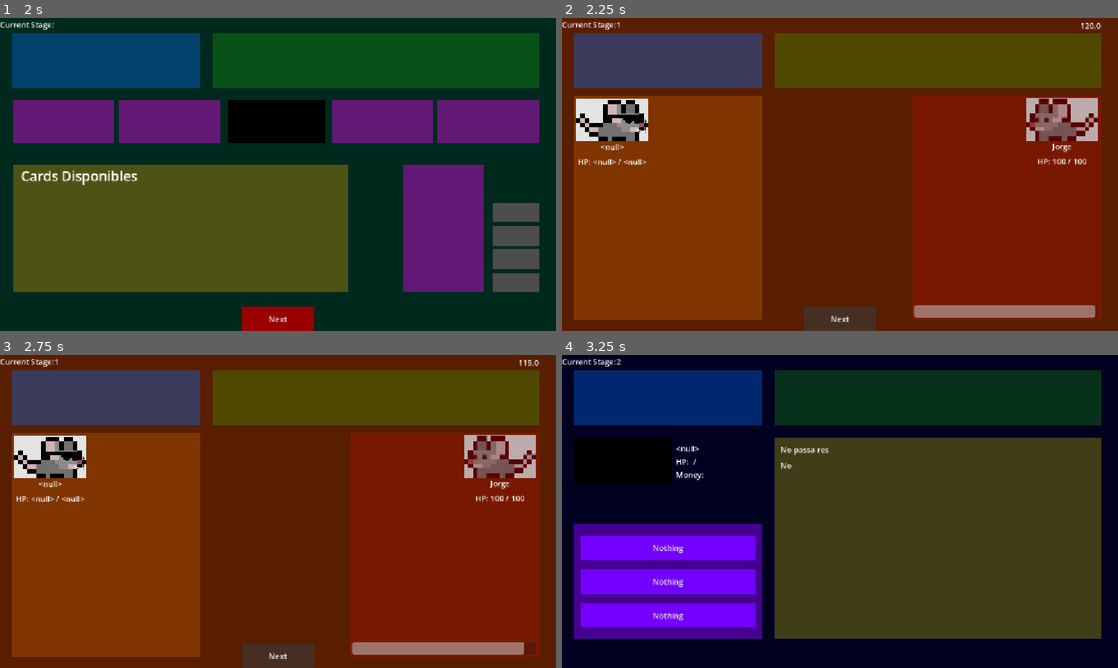
Above: before the commit, frames 1-4 (two rows, left to right).
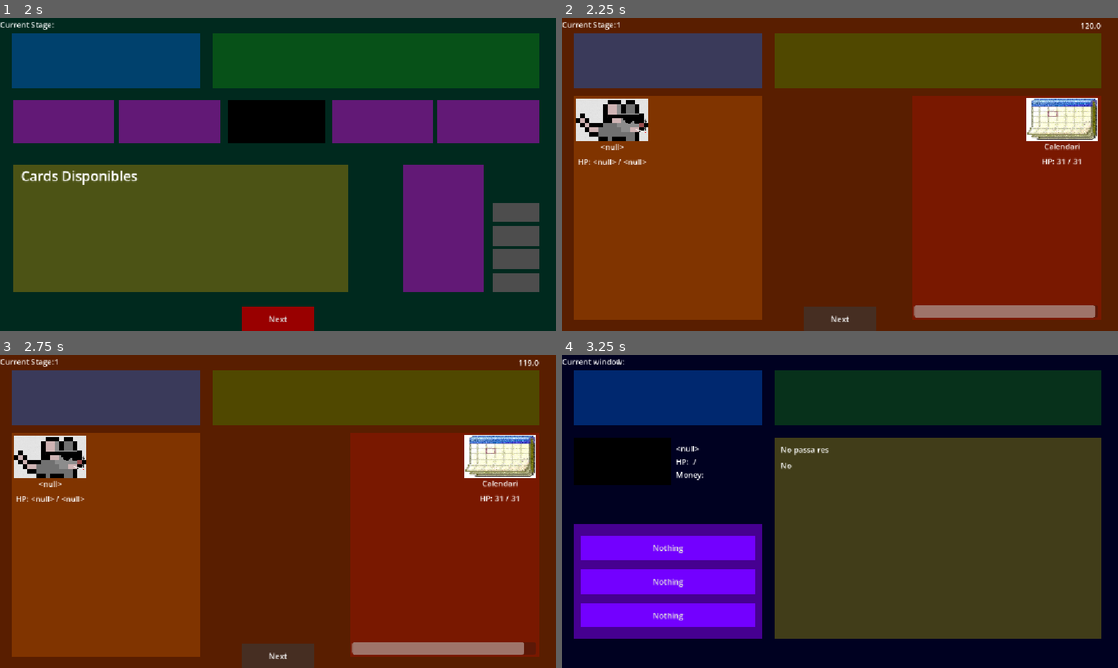
Above: after the commit, the same moments.

Repository: Anderson-Jimenez/-fork
Game: Godot game, scene res://scenes/menu.tscn
The game is run twice, just before and just after one commit, with the same random seed, the same clock (stepped at 60 frames per second) and the same inputs.
Inputs:
- Up to frame 1 (2 s): click "INICIAR SISTEMA" at 0.5 s; click "Comenzar" at 1.25 s
- Up to frame 2 (2.25 s): click "Next" at 2 s
- Up to frame 3 (2.75 s): no input
- Up to frame 4 (3.25 s): click "Next" at 2.75 s

Frame 1 is identical in both runs. In frame 2, 2.0% of the frame differs, in the area x 83-97%, y 25-47%; in frame 3, 2.0%; in frame 4, less than 0.1%.
Error in both runs: Invalid access to property or key 'NAME' on a base object of type 'Dictionary'. (res://autoloads/characterStats.gd:13)

Commit message:
enemics random fets

Diff:
--- a/autoloads/gameManager.gd
+++ b/autoloads/gameManager.gd
@@ -3,7 +3,8 @@
 
 var selectedCharacter = {}
 
-var currentStage=0
+var currentWindow=0
+var currentStage=1
 var stages={}
 var stageTypes=['battle','randomEvent']
 
@@ -13,12 +14,12 @@
 	selectedCharacter= data
 
 func nextStage():
-	if currentStage == 30:
+	if currentWindow == 30:
 		get_tree().change_scene_to_file("res://scenes/score.tscn")
 
 	else:
-		currentStage+=1
-		get_tree().change_scene_to_file("res://scenes/"+stages[currentStage]+".tscn")
+		currentWindow+=1
+		get_tree().change_scene_to_file("res://scenes/"+stages[currentWindow]+".tscn")
 
 
 func routeGenerator():
@@ -37,6 +38,6 @@
 
 func emptyAllGameManager():
 	stages={}
-	currentStage=0
+	currentWindow=0
 	selectedCharacter = {}
 	functionsInInventory = {}
--- /dev/null
+++ b/resources/enemies/stage1/basicEnemies/buscaminas.tres
@@ -0,0 +1,13 @@
+[gd_resource type="Resource" script_class="EnemyData" format=3 uid="uid://dnkfmwyyvoaya"]
+
+[ext_resource type="Script" uid="uid://d1mmp7cbsynok" path="res://scripts/resources/enemyData.gd" id="1_av6vk"]
+[ext_resource type="Texture2D" uid="uid://c0i6w7wh30x8t" path="res://images/provisionalSprites/minesweeper.png" id="2_dfo3g"]
+
+[resource]
+script = ExtResource("1_av6vk")
+name = "Buscaminas"
+enemyStage = 1
+hp = 100
+maxHp = 100
+sprite = ExtResource("2_dfo3g")
+metadata/_custom_type_script = "uid://d1mmp7cbsynok"
--- /dev/null
+++ b/resources/enemies/stage1/basicEnemies/calendari.tres
@@ -0,0 +1,14 @@
+[gd_resource type="Resource" script_class="EnemyData" format=3 uid="uid://dmjwnihydm7e6"]
+
+[ext_resource type="Script" uid="uid://d1mmp7cbsynok" path="res://scripts/resources/enemyData.gd" id="1_jkwtd"]
+[ext_resource type="Texture2D" uid="uid://bfhnw5i7gu8h1" path="res://images/provisionalSprites/calender.jpg" id="2_ibdy1"]
+
+[resource]
+script = ExtResource("1_jkwtd")
+name = "Calendari"
+enemyStage = 1
+hp = 31
+maxHp = 31
+passiveDmg = 1
+sprite = ExtResource("2_ibdy1")
+metadata/_custom_type_script = "uid://d1mmp7cbsynok"
--- /dev/null
+++ b/resources/enemies/stage1/bosses/woolpress.tres
@@ -0,0 +1,14 @@
+[gd_resource type="Resource" script_class="EnemyData" format=3 uid="uid://5oywj2qqs1f3"]
+
+[ext_resource type="Script" uid="uid://d1mmp7cbsynok" path="res://scripts/resources/enemyData.gd" id="1_s8sjd"]
+[ext_resource type="Texture2D" uid="uid://cdiq63hfllaf1" path="res://images/provisionalSprites/word.png" id="2_7lrlr"]
+
+[resource]
+script = ExtResource("1_s8sjd")
+name = "woolpress"
+enemyStage = 1
+hp = 1000
+maxHp = 1000
+passiveDmg = 3
+sprite = ExtResource("2_7lrlr")
+metadata/_custom_type_script = "uid://d1mmp7cbsynok"
--- /dev/null
+++ b/resources/enemies/stage2/basicEnemies/intlenetExplolel.tres
@@ -0,0 +1,14 @@
+[gd_resource type="Resource" script_class="EnemyData" format=3 uid="uid://bqdtq1qjva7ov"]
+
+[ext_resource type="Script" uid="uid://d1mmp7cbsynok" path="res://scripts/resources/enemyData.gd" id="1_c4qa1"]
+[ext_resource type="Texture2D" uid="uid://l4tuqyw4inab" path="res://images/provisionalSprites/internetExplorerr.jpg" id="2_egv0b"]
+
+[resource]
+script = ExtResource("1_c4qa1")
+name = "Intlenet Explolel"
+enemyStage = 2
+hp = 1995
+maxHp = 1995
+passiveDmg = 10
+sprite = ExtResource("2_egv0b")
+metadata/_custom_type_script = "uid://d1mmp7cbsynok"
--- /dev/null
+++ b/resources/enemies/stage2/bosses/arxius.tres
@@ -0,0 +1,14 @@
+[gd_resource type="Resource" script_class="EnemyData" format=3 uid="uid://cicmhh1e8rwli"]
+
+[ext_resource type="Script" uid="uid://d1mmp7cbsynok" path="res://scripts/resources/enemyData.gd" id="1_0d0ry"]
+[ext_resource type="Texture2D" uid="uid://bov1wkf8njbjb" path="res://images/provisionalSprites/fileExplorer.png" id="2_83l1h"]
+
+[resource]
+script = ExtResource("1_0d0ry")
+name = "Arxius"
+enemyStage = 2
+hp = 3000
+maxHp = 3000
+passiveDmg = 30
+sprite = ExtResource("2_83l1h")
+metadata/_custom_type_script = "uid://d1mmp7cbsynok"
--- /dev/null
+++ b/resources/enemies/stage3/basicEnemies/uinrer.tres
@@ -0,0 +1,14 @@
+[gd_resource type="Resource" script_class="EnemyData" format=3 uid="uid://dq0jecoq87la3"]
+
+[ext_resource type="Script" uid="uid://d1mmp7cbsynok" path="res://scripts/resources/enemyData.gd" id="1_cqb8b"]
+[ext_resource type="Texture2D" uid="uid://bm6nxf31760kw" path="res://images/provisionalSprites/winrar.png" id="2_1oxaa"]
+
+[resource]
+script = ExtResource("1_cqb8b")
+name = "uinrer"
+enemyStage = 3
+hp = 3000
+maxHp = 3000
+passiveDmg = 1
+sprite = ExtResource("2_1oxaa")
+metadata/_custom_type_script = "uid://d1mmp7cbsynok"
--- /dev/null
+++ b/resources/enemies/stage3/bosses/doorDefender.tres
@@ -0,0 +1,14 @@
+[gd_resource type="Resource" script_class="EnemyData" format=3 uid="uid://1sj7irnejwwt"]
+
+[ext_resource type="Script" uid="uid://d1mmp7cbsynok" path="res://scripts/resources/enemyData.gd" id="1_362ri"]
+[ext_resource type="Texture2D" uid="uid://cr8qpbx4ck84l" path="res://images/provisionalSprites/windowsDefender.jpg" id="2_qgy5l"]
+
+[resource]
+script = ExtResource("1_362ri")
+name = "DoorDefender"
+enemyStage = 3
+hp = 10000
+maxHp = 10000
+passiveDmg = 20
+sprite = ExtResource("2_qgy5l")
+metadata/_custom_type_script = "uid://d1mmp7cbsynok"
--- a/scenes/randomEvent.tscn
+++ b/scenes/randomEvent.tscn
@@ -59,7 +59,7 @@
 offset_top = 0.055999994
 offset_right = 0.40799713
 offset_bottom = -0.16000175
-text = "Current Stage:"
+text = "Current window:"
 
 [node name="Stage" type="RichTextLabel" parent="ColorRect" unique_id=1061992253]
 layout_mode = 1
--- a/scripts/battle.gd
+++ b/scripts/battle.gd
@@ -19,16 +19,18 @@
 @onready var BasicAttackProgress = $ColorRect/EnemyArea/BasicAttackProgress
 
 var enemy;
+var enemies: Array[EnemyData] = []
 
 # Called when the node enters the scene tree for the first time.
 func _ready() -> void:
-	CurrentStage.text=str(GameManager.currentStage)
+	CurrentStage.text=str(GameManager.currentWindow)
 
 	var resourceFiles = DirAccess.get_files_at("res://resources/enemies/")
 	var randomResource = resourceFiles[randi() % resourceFiles.size()]
+	load_enemies()
+	enemy=get_random_enemy()
 
-	enemy = load("res://resources/enemies/"+randomResource)
-	EnemySprite.texture = load(enemy.sprite)
+	EnemySprite.texture = enemy.sprite
 	EnemyHp.text= str(enemy.hp)
 	EnemyMaxHp.text = str(enemy.maxHp)
 	EnemyName.text = enemy.name
@@ -39,6 +41,29 @@
 	Hp.text= str(CharacterStats.hp)
 	MaxHp.text = str(CharacterStats.maxHp)
 	CharacterName.text = CharacterStats.nameChar
+
+
+
+func load_enemies():
+	var path = "res://resources/enemies/stage"+str(GameManager.currentStage)+"/basicEnemies/"
+	var dir = DirAccess.open(path)
+	if not dir:
+		return
+
+	dir.list_dir_begin()
+	var file_name = dir.get_next()
+
+	while file_name != "":
+		if file_name.ends_with(".tres"):
+			var resource = load(path + file_name)
+			enemies.append(resource)
+		file_name = dir.get_next()
+
+	dir.list_dir_end()
+
+
+func get_random_enemy() -> EnemyData:
+	return enemies[randi() % enemies.size()]
 
 
 # Called every frame. 'delta' is the elapsed time since the previous frame.
--- a/scripts/bossBattle.gd
+++ b/scripts/bossBattle.gd
@@ -2,9 +2,17 @@
 
 @onready var CurrentStage = $ColorRect/Stage
 
+var enemy;
+var enemies: Array[EnemyData] = []
+
 # Called when the node enters the scene tree for the first time.
 func _ready() -> void:
 	CurrentStage.text=str(GameManager.currentStage)
+
+	load_enemies()
+	enemy=get_random_enemy()
+
+	print(enemy.name)
 
 
 # Called every frame. 'delta' is the elapsed time since the previous frame.
@@ -13,4 +21,26 @@
 
 
 func _on_button_up_next_stage() -> void:
+	GameManager.currentStage+=1
 	GameManager.nextStage()
+
+func load_enemies():
+	var path = "res://resources/enemies/stage"+str(GameManager.currentStage)+"/bosses/"
+	var dir = DirAccess.open(path)
+	if not dir:
+		return
+
+	dir.list_dir_begin()
+	var file_name = dir.get_next()
+
+	while file_name != "":
+		if file_name.ends_with(".tres"):
+			var resource = load(path + file_name)
+			enemies.append(resource)
+		file_name = dir.get_next()
+
+	dir.list_dir_end()
+
+
+func get_random_enemy() -> EnemyData:
+	return enemies[randi() % enemies.size()]
--- a/scripts/resources/enemyData.gd
+++ b/scripts/resources/enemyData.gd
@@ -2,9 +2,10 @@
 class_name EnemyData
 
 @export var name: String
-@export var enemyType: String
+@export var enemyStage: int
 @export var hp: int
 @export var maxHp: int
-@export var slots: int
+@export var cardSlots: Array
+@export var pasiveSlots: Array
 @export var passiveDmg: int
-@export var sprite: String
+@export var sprite: Texture2D
Binary file added: images/provisionalSprites/calender.jpg
Not shown, added: images/provisionalSprites/calender.jpg.import
Binary file added: images/provisionalSprites/fileExplorer.png
Not shown, added: images/provisionalSprites/fileExplorer.png.import
Binary file added: images/provisionalSprites/internetExplorerr.jpg
Not shown, added: images/provisionalSprites/internetExplorerr.jpg.import
Binary file added: images/provisionalSprites/minesweeper.png
Not shown, added: images/provisionalSprites/minesweeper.png.import
Binary file added: images/provisionalSprites/windowsDefender.jpg
Not shown, added: images/provisionalSprites/windowsDefender.jpg.import
Binary file added: images/provisionalSprites/winrar.png
Not shown, added: images/provisionalSprites/winrar.png.import
(and 3 more such lines)
